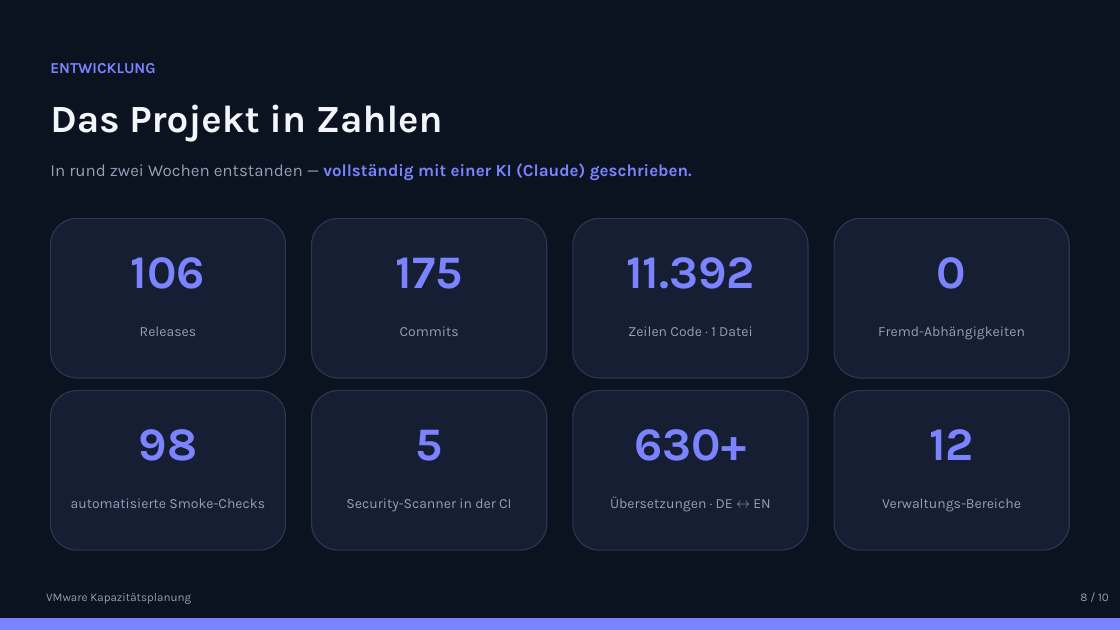
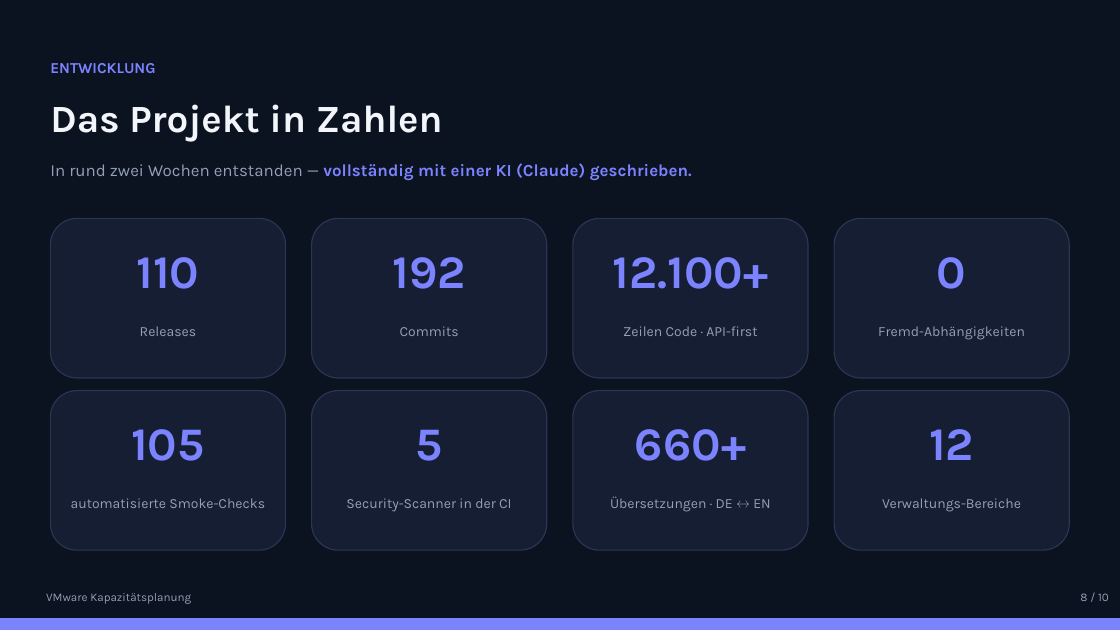
Before and after one commit to marcobockelbrink/marcobockelbrink.github.io, a slide deck: slide 8 of docs/praesentation/VMware-Kapazitaetsplanung.pptx. Drawn at 1120x630 pixels with LibreOffice and Linux fonts; fonts in the diff are those of the drawing. Boxes give left, top, right and bottom in pixels: in the first picture for what was removed or moved away, otherwise in the second. Text is boxed around its words. In the diff, an @@ line names an element or a change of style, - is before the commit and + after.

```diff
--- a/docs/praesentation/VMware-Kapazitaetsplanung.pptx
+++ b/docs/praesentation/VMware-Kapazitaetsplanung.pptx
@@ text at bbox=[137, 257, 200, 289]: text changed @@
-106
+110
@@ text at bbox=[393, 257, 466, 289]: text changed @@
-175
+192
@@ text at bbox=[613, 257, 768, 289]: text changed @@
-11.392
+12.100+
@@ text at bbox=[623, 326, 757, 336]: text changed @@
-Zeilen Code · 1 Datei
+Zeilen Code · API-first
@@ text at bbox=[131, 429, 204, 461]: text changed @@
-98
+105
@@ text at bbox=[635, 429, 746, 461]: text changed @@
-630+
+660+
```
Also in this commit, not shown: 1 other slide changed, 1 other file.
